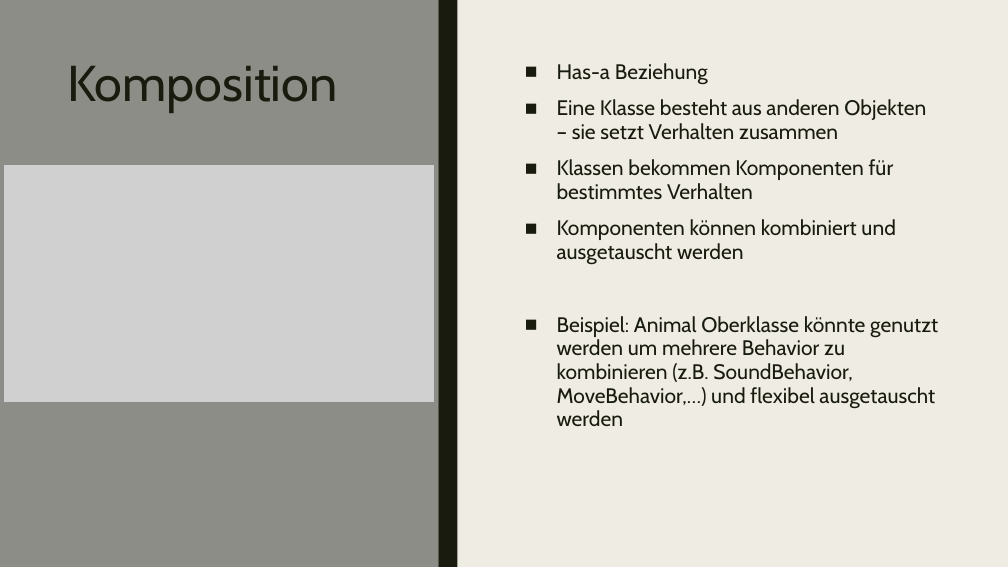
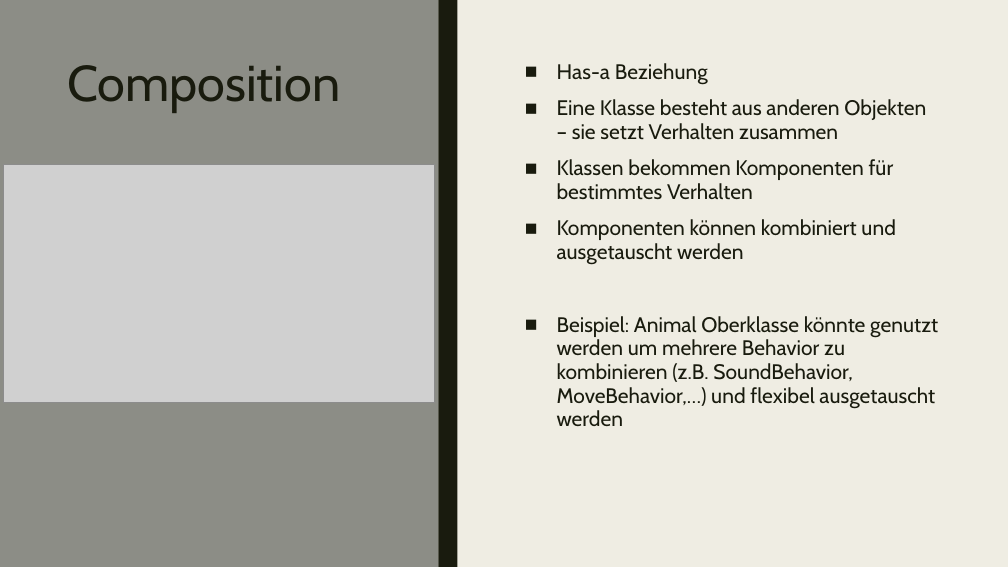
Before and after one commit to WahresDoUFi/Barcamp, a slide deck: slide 5 of composition_over_inheritance.pptx. Drawn at 1008x567 pixels with LibreOffice and Linux fonts; fonts in the diff are those of the drawing; grey boxes stand for pictures. Boxes give left, top, right and bottom in pixels: in the first picture for what was removed or moved away, otherwise in the second. Text is boxed around its words. In the diff, an @@ line names an element or a change of style, - is before the commit and + after.

Commit message:
change title

```diff
--- a/composition_over_inheritance.pptx
+++ b/composition_over_inheritance.pptx
@@ title at (67,65,340,112): text changed @@
-Komposition
+Composition
```
Also in this commit, not shown: 4 other slides changed.
